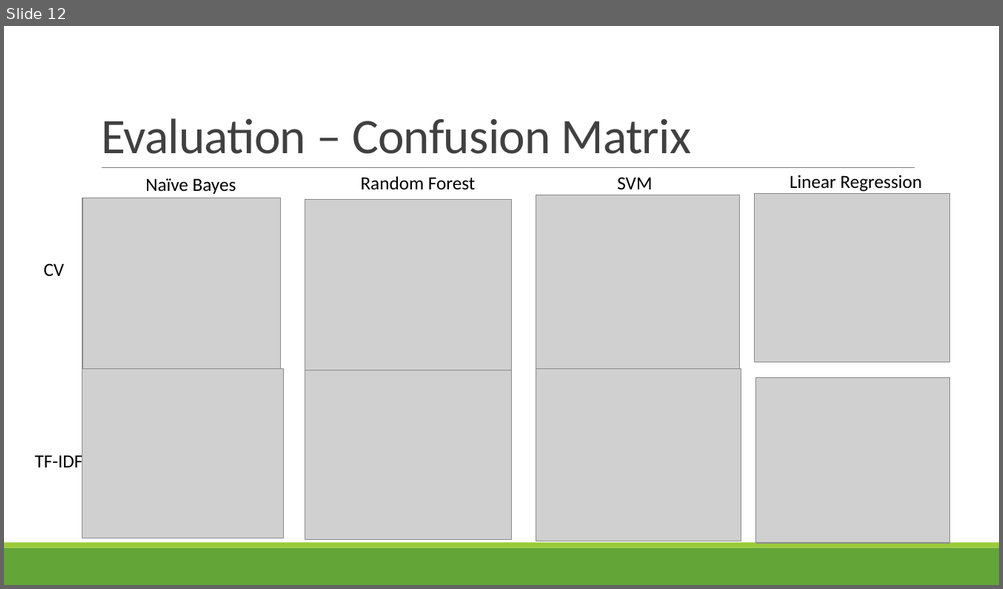
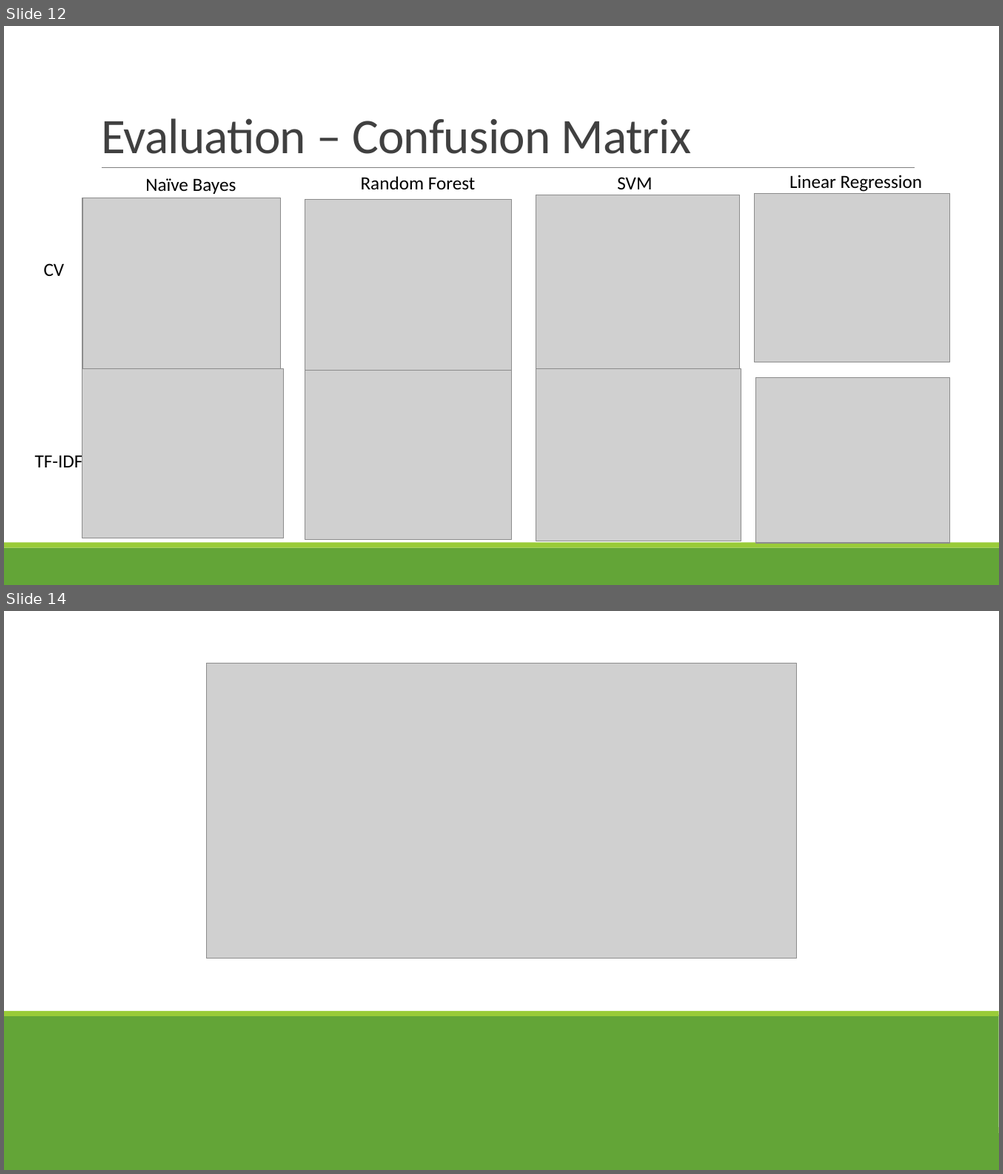
Before and after one commit to LinghanX/Project_Veritas, a slide deck: presentations/FakeNews_Final.pptx. Shown one above the other, each under a label of ours: slide 12 before the commit, slides 12 and 14 after it; the slides between them are not shown. The pictures are 1003x589 and 1003x1174 pixels, drawn with LibreOffice and Linux fonts; fonts in the diff are those of the drawing; grey boxes stand for pictures. Boxes give left, top, right and bottom in pixels: in the first picture for what was removed or moved away, otherwise in the second. Text is boxed around its words. In the diff, an @@ line names an element or a change of style, - is before the commit and + after.

```diff
--- a/presentations/FakeNews_Final.pptx
+++ b/presentations/FakeNews_Final.pptx
@@ slide 14 added at box(4, 611, 999, 1170), background #FFFFFF; not listed: 2 template elements that a slide beside it also shows @@
@@ rectangle added at box(4, 611, 999, 1011), fill #FFFFFF @@
@@ picture added at box(206, 664, 797, 959) @@
@@ rectangle added at box(4, 1015, 999, 1170), fill #63A537 @@
@@ rectangle added at box(4, 1011, 999, 1017), fill #99CB38 @@
```
Also in this commit, not shown: 3 slides changed, 24 other files.
